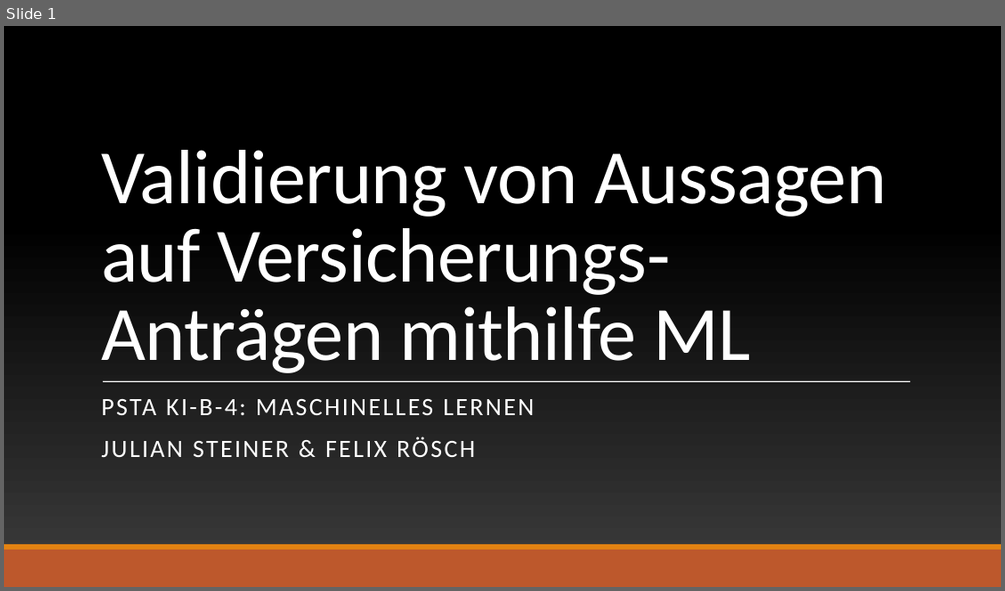
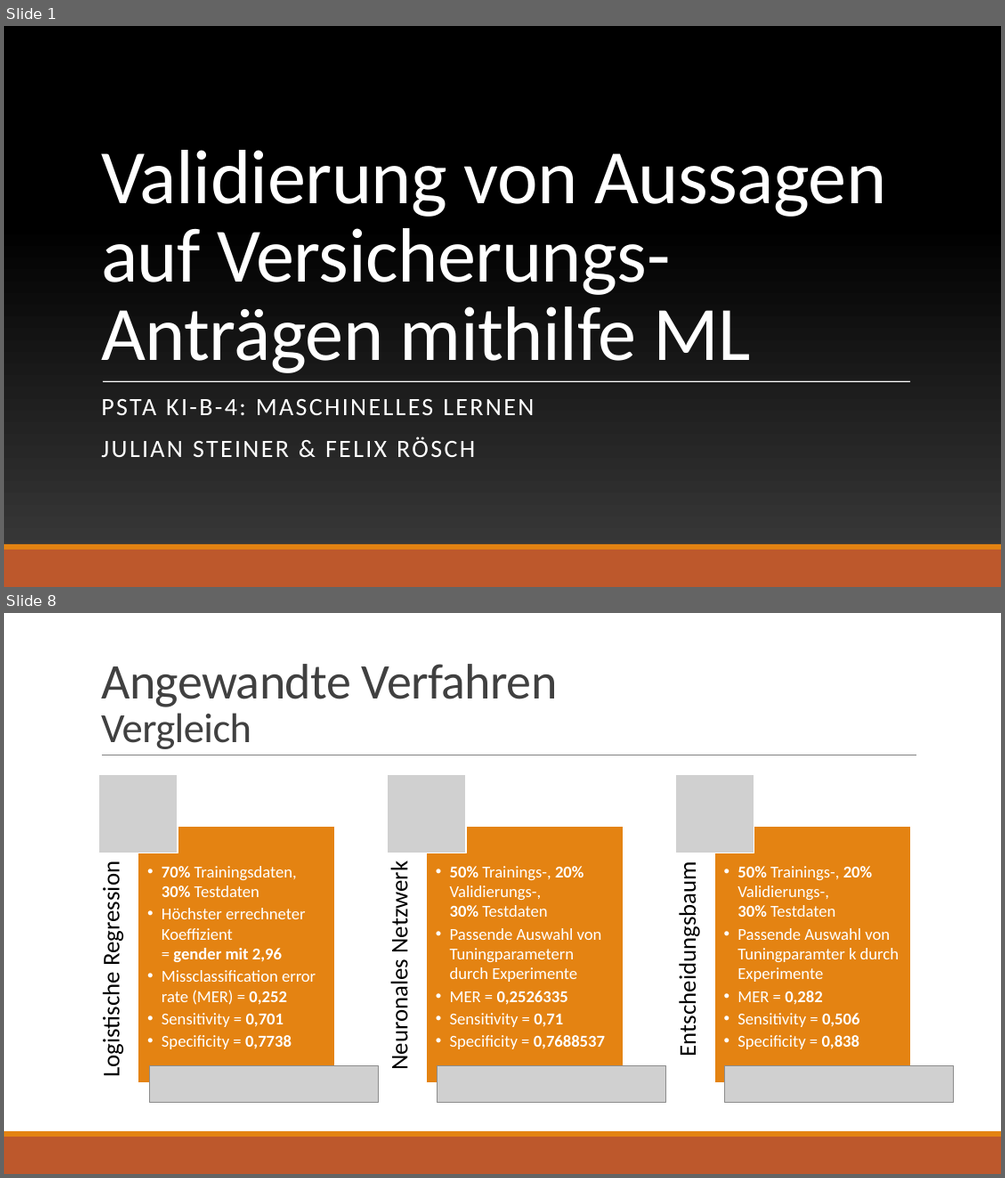
Before and after one commit to julian-steiner-ai/ai-b-4-ml-project, a slide deck: presentation/Validierung von Aussagen auf Versicherungs-Anträgen mithilfe ML.pptx. Shown one above the other, each under a label of ours: slide 1 before the commit, slides 1 and 8 after it; the slides between them are not shown. The pictures are 1005x591 and 1005x1178 pixels, drawn with LibreOffice and Linux fonts; fonts in the diff are those of the drawing; grey boxes stand for pictures; background and template pictures are left out. Boxes give left, top, right and bottom in pixels: in the first picture for what was removed or moved away, otherwise in the second. Text is boxed around its words. In the diff, an @@ line names an element or a change of style, - is before the commit and + after.

```diff
--- a/presentation/Validierung von Aussagen auf Versicherungs-Anträgen mithilfe ML.pptx
+++ b/presentation/Validierung von Aussagen auf Versicherungs-Anträgen mithilfe ML.pptx
@@ slide 8 added at (x1=4, y1=613, x2=1001, y2=1174), background #FFFFFF @@
@@ title added at (x1=101, y1=664, x2=558, y2=749), 48 pt, text #404040 @@
+Angewandte Verfahren
+Vergleich
@@ line added from (102, 755) to (917, 755), #808080 0.5 pt @@
@@ group added at (x1=97, y1=774, x2=911, y2=1083): 6 texts, 3 rectangles, 3 pictures @@
+Logistische Regression
+  • 70% Trainingsdaten, 30% Testdaten
+  • Höchster errechneter Koeffizient
+    = gender mit 2,96
+  • Missclassification error rate (MER) = 0,252
+  • Sensitivity = 0,701
+  • Specificity = 0,7738
+Neuronales Netzwerk
+  • 50% Trainings-, 20% Validierungs-,
+    30% Testdaten
+  • Passende Auswahl von Tuningparametern durch Experimente
+  • MER = 0,2526335
+  • Sensitivity = 0,71
+  • Specificity = 0,7688537
+Entscheidungsbaum
+  • 50% Trainings-, 20% Validierungs-,
+    30% Testdaten
+  • Passende Auswahl von Tuningparamter k durch Experimente
+  • MER = 0,282
+  • Sensitivity = 0,506
+  • Specificity = 0,838
@@ picture added at (x1=149, y1=1065, x2=379, y2=1102) @@
@@ picture added at (x1=437, y1=1065, x2=666, y2=1102) @@
@@ picture added at (x1=724, y1=1065, x2=954, y2=1102) @@
@@ rectangle added at (x1=4, y1=1136, x2=1001, y2=1174), fill #BD582C @@
@@ rectangle added at (x1=4, y1=1131, x2=1001, y2=1136), fill #E48312 @@
```
Also in this commit, not shown: 6 slides changed, 1 other slide added, 1 slide removed.
